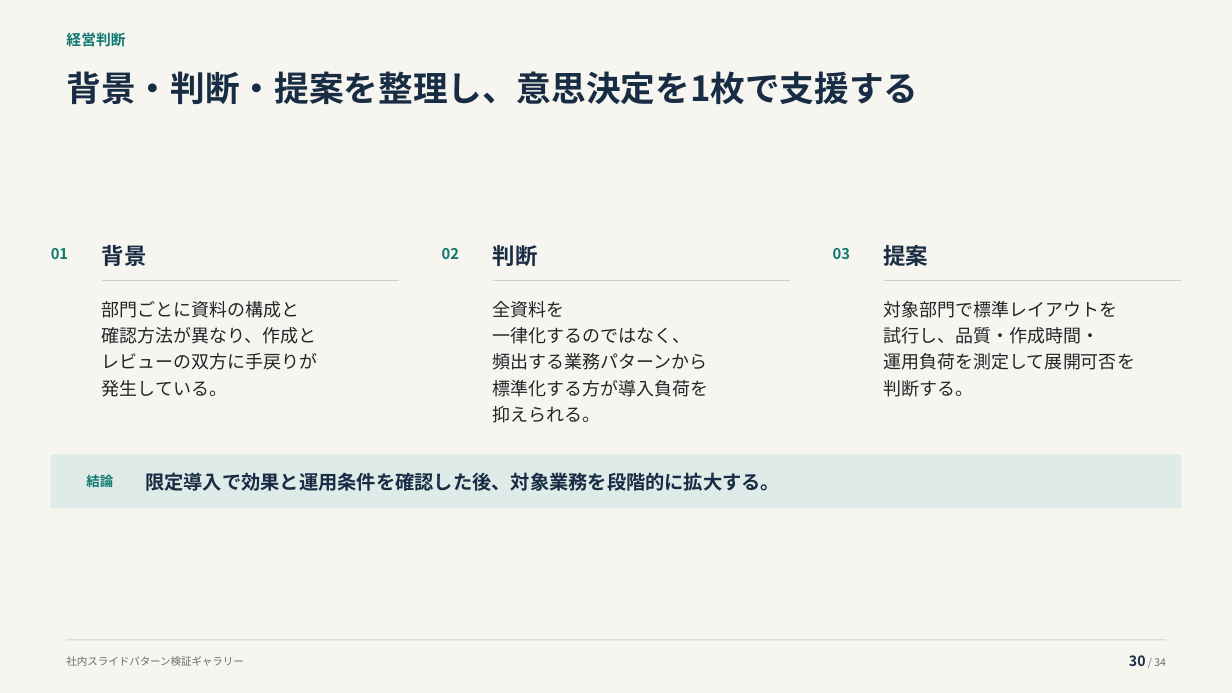
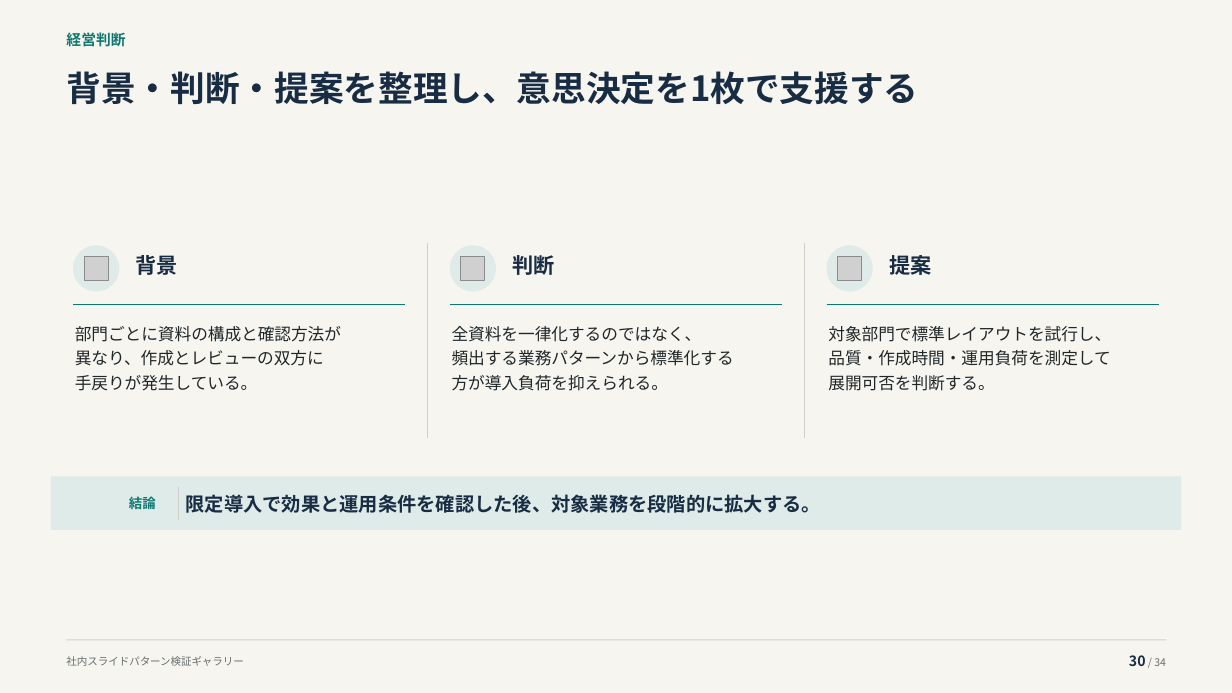
Before and after one commit to thinas1115/pptxdsl, a slide deck: slide 30 of examples/gallery/pattern_gallery.pptx. Drawn at 1232x693 pixels with LibreOffice and Linux fonts; fonts in the diff are those of the drawing; grey boxes stand for pictures; background and template pictures are left out. Boxes give left, top, right and bottom in pixels: in the first picture for what was removed or moved away, otherwise in the second. Text is boxed around its words. In the diff, an @@ line names an element or a change of style, - is before the commit and + after.

```diff
--- a/examples/gallery/pattern_gallery.pptx
+++ b/examples/gallery/pattern_gallery.pptx
@@ text removed at [51, 248, 68, 259] @@
-01
@@ ellipse added at [73, 246, 119, 292], fill #DFEBE8 @@
@@ picture added at [84, 257, 108, 281] @@
@@ size 17.5 to 16.5 pt in 3 elements at [513, 255, 555, 275], [889, 255, 931, 275], [136, 255, 178, 275] @@
@@ text "背景": place and size @@
-text "背景" at [102, 245, 147, 266]
+text "背景" at [136, 255, 178, 275]
@@ line added from (428, 244) to (428, 438), #D1CFC8 0.65 pt @@
@@ text removed at [442, 248, 459, 259] @@
-02
@@ ellipse added at [450, 246, 496, 292], fill #DFEBE8 @@
@@ picture added at [461, 257, 485, 281] @@
@@ text "判断": place and size @@
-text "判断" at [493, 245, 538, 266]
+text "判断" at [513, 255, 555, 275]
@@ line added from (805, 244) to (805, 438), #D1CFC8 0.65 pt @@
@@ ellipse added at [827, 246, 873, 292], fill #DFEBE8 @@
@@ text removed at [833, 248, 850, 259] @@
-03
@@ picture added at [838, 257, 862, 281] @@
@@ text "提案": place and size @@
-text "提案" at [884, 242, 929, 271]
+text "提案" at [889, 255, 931, 275]
@@ line moved from (102, 281) - (399, 281) to (73, 305) - (406, 305) @@
@@ line (73, 305) - (406, 305): stroke #D1CFC8 0.8 pt to #0D7870 0.8 pt @@
@@ text at [75, 326, 341, 391]: text changed; size 14 to 13 pt @@
-部門ごとに資料の構成と
-確認方法が異なり、作成と
-レビューの双方に手戻りが
-発生している。
+部門ごとに資料の構成と確認方法が
+異なり、作成とレビューの双方に
+手戻りが発生している。
@@ line moved from (493, 281) - (790, 281) to (450, 305) - (783, 305) @@
@@ line (450, 305) - (783, 305): stroke #D1CFC8 0.8 pt to #0D7870 0.8 pt @@
@@ text at [452, 326, 734, 391]: text changed; size 14 to 13 pt @@
-全資料を
-一律化するのではなく、
-頻出する業務パターンから
-標準化する方が導入負荷を
-抑えられる。
+全資料を一律化するのではなく、
+頻出する業務パターンから標準化する
+方が導入負荷を抑えられる。
@@ line moved from (884, 281) - (1181, 281) to (827, 305) - (1159, 305) @@
@@ line (827, 305) - (1159, 305): stroke #D1CFC8 0.8 pt to #0D7870 0.8 pt @@
@@ text at [828, 326, 1111, 391]: text changed; size 14 to 13 pt @@
-対象部門で標準レイアウトを
-試行し、品質・作成時間・
-運用負荷を測定して展開可否を
-判断する。
+対象部門で標準レイアウトを試行し、
+品質・作成時間・運用負荷を測定して
+展開可否を判断する。
@@ rectangle: place and size @@
-rectangle at [51, 455, 1181, 508]
+rectangle at [51, 477, 1181, 531]
@@ ellipse added at [66, 484, 104, 523], fill #DFEBE8 @@
@@ text "結論": place and size @@
-text "結論" at [86, 472, 113, 490]
+text "結論" at [129, 494, 156, 512]
@@ line added from (178, 487) to (178, 520), #D1CFC8 0.8 pt @@
@@ text "限定導入で効果と運用条件を確認した後、対象業務を段階的に拡大する。": place and size @@
-text "限定導入で効果と運用条件を確認した後、対象業務を段階的に拡大する。" at [145, 472, 780, 491]
+text "限定導入で効果と運用条件を確認した後、対象業務を段階的に拡大する。" at [186, 494, 821, 513]
```
Also in this commit, not shown: 5 other slides changed, 40 other files.
